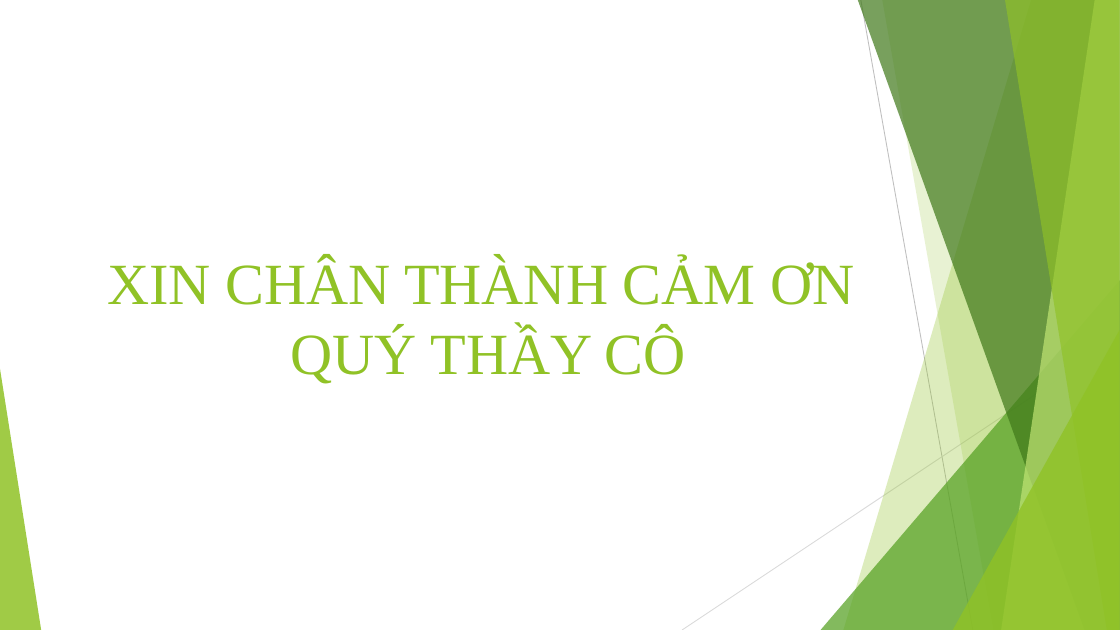
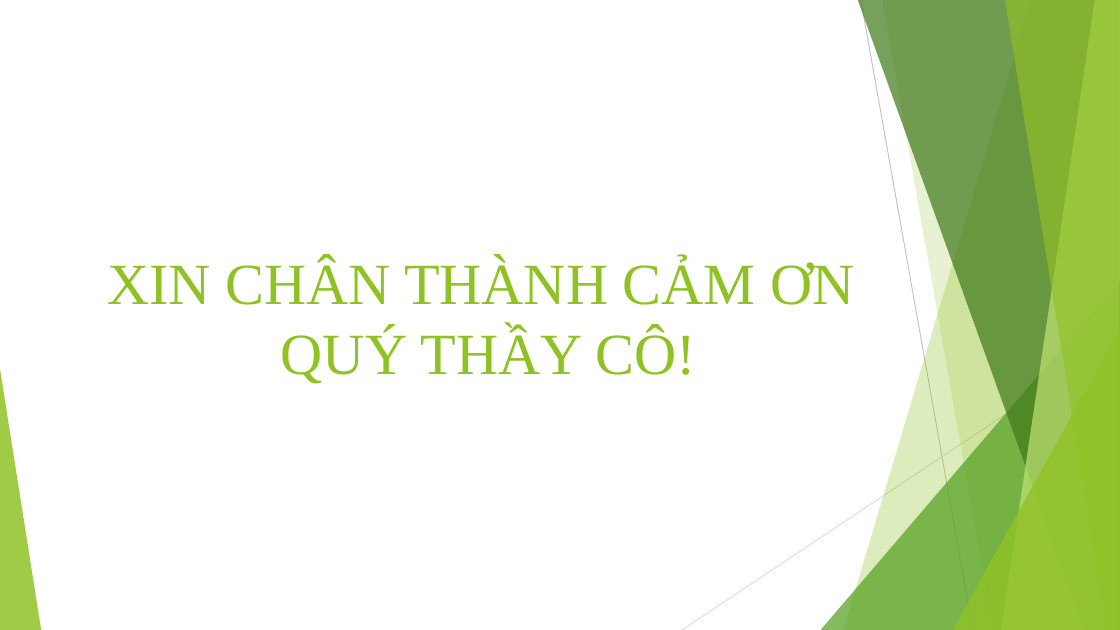
Before and after one commit to trungpham2701/TLCN-CommentGenerationForOutfit, a slide deck: slide 20 of BaoCaoTLCN.pptx (slide 17 before the commit). Drawn at 1120x630 pixels with LibreOffice and Linux fonts; fonts in the diff are those of the drawing. Boxes give left, top, right and bottom in pixels: in the first picture for what was removed or moved away, otherwise in the second. Text is boxed around its words. In the diff, an @@ line names an element or a change of style, - is before the commit and + after.

```diff
--- a/BaoCaoTLCN.pptx
+++ b/BaoCaoTLCN.pptx
@@ title at [107, 258, 854, 384]: text changed @@
-XIN CHÂN THÀNH CẢM ƠN
-QUÝ THẦY CÔ
+XIN CHÂN THÀNH CẢM ƠN
+QUÝ THẦY CÔ!
```
Also in this commit, not shown: 16 other slides changed, 3 slides added.
